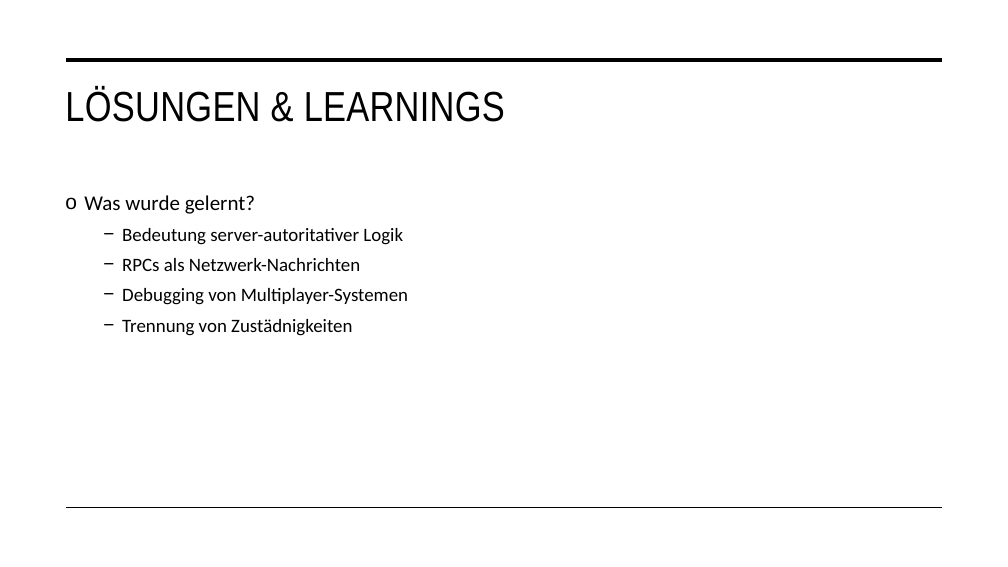
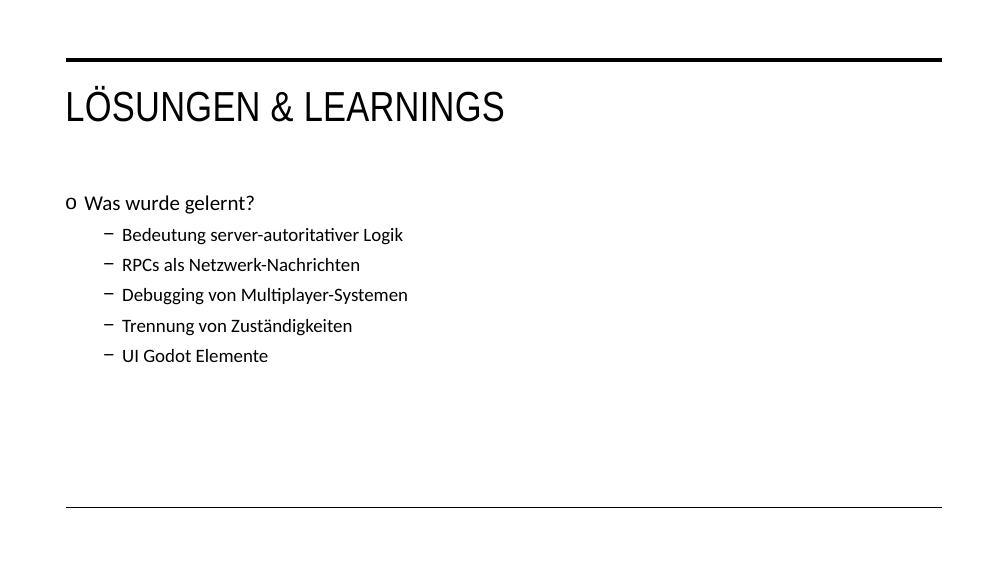
Before and after one commit to Flavio11-12/SchellenParty, a slide deck: slide 11 of Test-Godot-10.01.26/neues-spiel/Abschlusspräsentation.pptx. Drawn at 1008x567 pixels with LibreOffice and Linux fonts; fonts in the diff are those of the drawing. Boxes give left, top, right and bottom in pixels: in the first picture for what was removed or moved away, otherwise in the second. Text is boxed around its words. In the diff, an @@ line names an element or a change of style, - is before the commit and + after.

Commit message:
präsi fertig

```diff
--- a/Test-Godot-10.01.26/neues-spiel/Abschlusspräsentation.pptx
+++ b/Test-Godot-10.01.26/neues-spiel/Abschlusspräsentation.pptx
@@ text at (122,319,352,362): text changed @@
-  − Trennung von Zustädnigkeiten
+  − Trennung von Zuständigkeiten
+  − UI Godot Elemente
```
